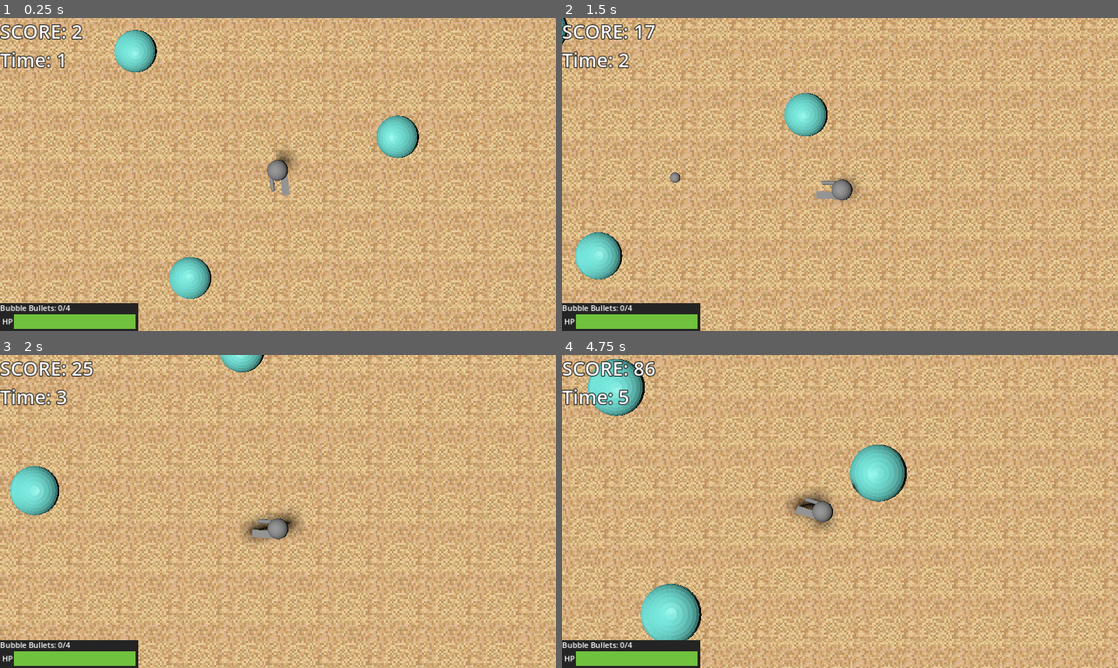
Above: before the commit, frames 1-4 (two rows, left to right).
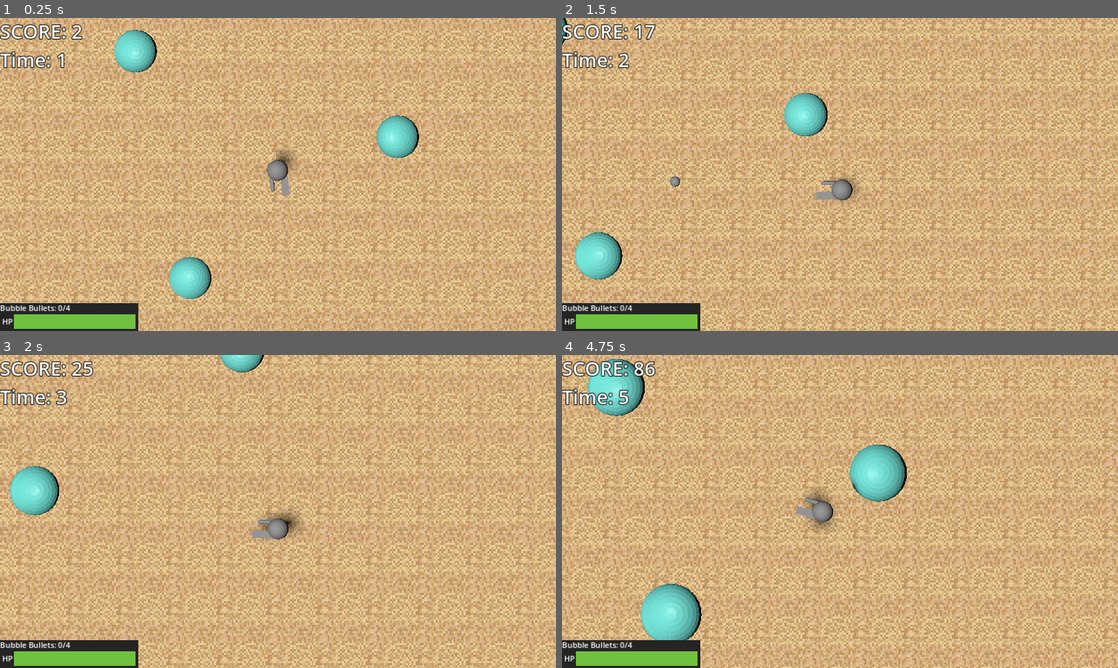
Above: after the commit, the same moments.

Repository: BlackBarman/GGJ_2025
Game: Godot game, scene res://Levels/level.tscn
Two runs of this game, one before a commit and one after it. Both use one fixed random seed, a clock stepped at 60 frames per second and the inputs below.
Inputs (mouse positions are in pixels of both pictures, inside the frame that each line leads up to):
- Up to frame 1 (0.25 s): no input
- Up to frame 2 (1.5 s): tap Enter (ui_accept) at 0.5, 0.77 s; move the mouse to (962, 158) at 0.52 s; press the mouse at (962, 158) at 0.53 s; hold Right (ui_right) 0.53-1.28 s; move the mouse to (728, 190) at 1.27 s; release the mouse at (728, 190) at 1.28 s; hold Down (ui_down) from 1.28 s (still down); click (728, 190) at 1.35 s
- Up to frame 3 (2 s): keep holding Down (ui_down); tap Enter (ui_accept) at 1.52 s
- Up to frame 4 (4.75 s): move the mouse to (895, 442) at 2.02 s; release Down (ui_down) at 2.03 s; press the mouse at (895, 442) at 2.03 s; hold Right (ui_right) 2.03-2.78 s; move the mouse to (812, 574) at 2.77 s; release the mouse at (812, 574) at 2.78 s; hold Up (ui_up) 2.78-3.53 s; click (812, 574) at 2.85 s; tap Enter (ui_accept) at 3.02, 3.77, 4.52 s; move the mouse to (1006, 558) at 3.52 s; press the mouse at (1006, 558) at 3.53 s; hold Left (ui_left) from 3.53 s (still down); move the mouse to (673, 464) at 4.27 s; release the mouse at (673, 464) at 4.28 s; click (673, 464) at 4.35 s

Frame 1 is identical in both runs. In frame 2, less than 0.1% of the frame differs, in the area x 19-50%, y 49-58%; in frame 3, 0.2%, in the area x 43-50%, y 52-60%; in frame 4, 0.2%.

Commit message:
fixed camera jitter
fixed chara being damaged by both bodies and areas

Diff:
--- a/ggj_2025/LevelIngredients/PixelShader/part03/camera_3d_texel_snapped3.gd
+++ b/ggj_2025/LevelIngredients/PixelShader/part03/camera_3d_texel_snapped3.gd
@@ -22,9 +22,9 @@
 	RenderingServer.frame_post_draw.connect(_snap_objects_revert)
 	make_current()
 
-func _process(_delta: float) -> void:
+func _physics_process(delta: float) -> void:
 	if main_level.game_over == false:
-		var new_position2 = global_position.lerp(character.global_position, speed*_delta)
+		var new_position2 = global_position.lerp(character.global_position, speed*delta)
 		global_position.x = new_position2.x
 		global_position.z = new_position2.z
 		$"../../castCamera".global_position.x = new_position2.x
@@ -64,6 +64,49 @@
 		node.global_position = _snap_space * snapped_snap_space_pos
 
 
+#func _process(_delta: float) -> void:
+	#if main_level.game_over == false:
+		#
+		#var new_position2 = global_position.lerp(character.global_position, speed*_delta)
+		#global_position.x = new_position2.x
+		#global_position.z = new_position2.z
+		#$"../../castCamera".global_position.x = new_position2.x
+		#$"../../castCamera".global_position.z = new_position2.z
+	## rotation changes the snap space
+	#if global_rotation != _prev_rotation:
+		#_prev_rotation = global_rotation
+		#_snap_space = global_transform
+	#_texel_size = size / float((get_viewport() as SubViewport).size.y)
+	## camera position in snap space
+	#var snap_space_position := global_position * _snap_space
+	## snap!
+	#var snapped_snap_space_position := snap_space_position.snapped(Vector3.ONE * _texel_size)
+	## how much we snapped (in snap space)
+	#var snap_error := snapped_snap_space_position - snap_space_position
+	#if snap:
+		## apply camera offset as to not affect the actual transform
+		#h_offset = snap_error.x
+		#v_offset = snap_error.y
+		## error in screen texels (will be used later)
+		#texel_error = Vector2(snap_error.x, -snap_error.y) / _texel_size
+		#if snap_objects:
+			#_snap_objects.call_deferred()
+	#else:
+		#texel_error = Vector2.ZERO
+##
+##
+##func _snap_objects() -> void:
+	##_snap_nodes = get_tree().get_nodes_in_group("snap")
+	##_pre_snapped_positions.resize(_snap_nodes.size())
+	##for i in _snap_nodes.size():
+		##var node := _snap_nodes[i] as Node3D
+		##var pos := node.global_position
+		##_pre_snapped_positions[i] = pos
+		##var snap_space_pos := pos * _snap_space
+		##var snapped_snap_space_pos := snap_space_pos.snapped(Vector3(_texel_size, _texel_size, 0.0))
+		##node.global_position = _snap_space * snapped_snap_space_pos
+
+
 func _snap_objects_revert() -> void:
 	for i in _snap_nodes.size():
 		(_snap_nodes[i] as Node3D).global_position = _pre_snapped_positions[i]
--- a/ggj_2025/Levels/level.gd
+++ b/ggj_2025/Levels/level.gd
@@ -47,5 +47,6 @@
 	score += enemy_base_score*_calculate_bubble_score_modifier()
 	var pop_up = enemy_score_popup.instantiate() as EnemyScorePopUp
 	$UserInterface.add_child(pop_up)
+	@warning_ignore("narrowing_conversion")
 	pop_up._set_score(enemy_base_score*_calculate_bubble_score_modifier())
 	pop_up.world_position = enemy_position
--- a/ggj_2025/character_body_3d.gd
+++ b/ggj_2025/character_body_3d.gd
@@ -63,19 +63,19 @@
 
 	move_and_slide()
 
-func _on_area_3d_body_entered(body: Node3D) -> void:
-	if body.is_in_group("EnemyGroup"):
-		lives -= 1
-		print("ahiwa che male! vite rimaste: "+ str(lives))
-		if lives == 0 :
-			queue_free()
+#func _on_area_3d_body_entered(body: Node3D) -> void:
+	#if body.is_in_group("EnemyGroup"):
+		#lives -= 1
+		#print("ahiwa che male! vite rimaste: "+ str(lives))
+		#if lives == 0 :
+			#queue_free()
 
 
 func _on_area_3d_area_entered(area: Area3D) -> void:
 	if area.is_in_group("EnemyCollisionGroup"):
 		lives -= 1
 		AudioManager.PlayerHurt.play()
-		#print("ahiwa che male! vite rimaste: "+ str(lives))
+		print("ahiwa che male! vite rimaste: "+ str(lives))
 	elif area.is_in_group("ExplosionGroup"):
 		AudioManager.PlayerHurt.play()
 		lives -= area.get_owner().explosion_player_damage
